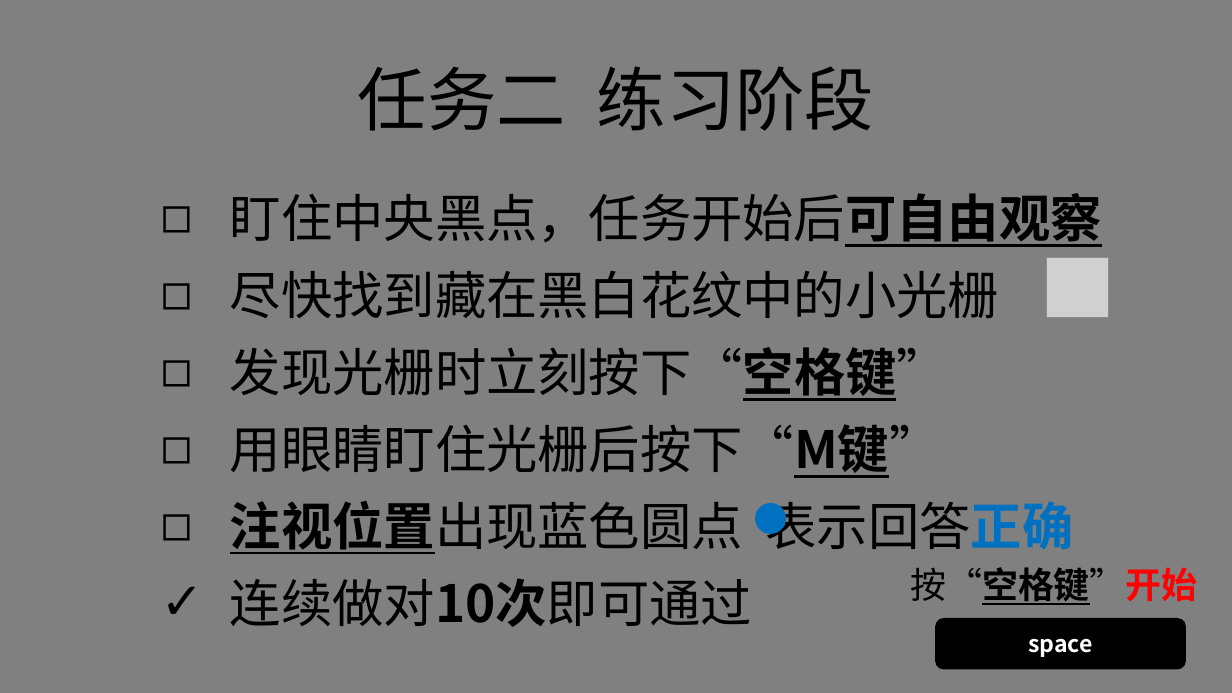
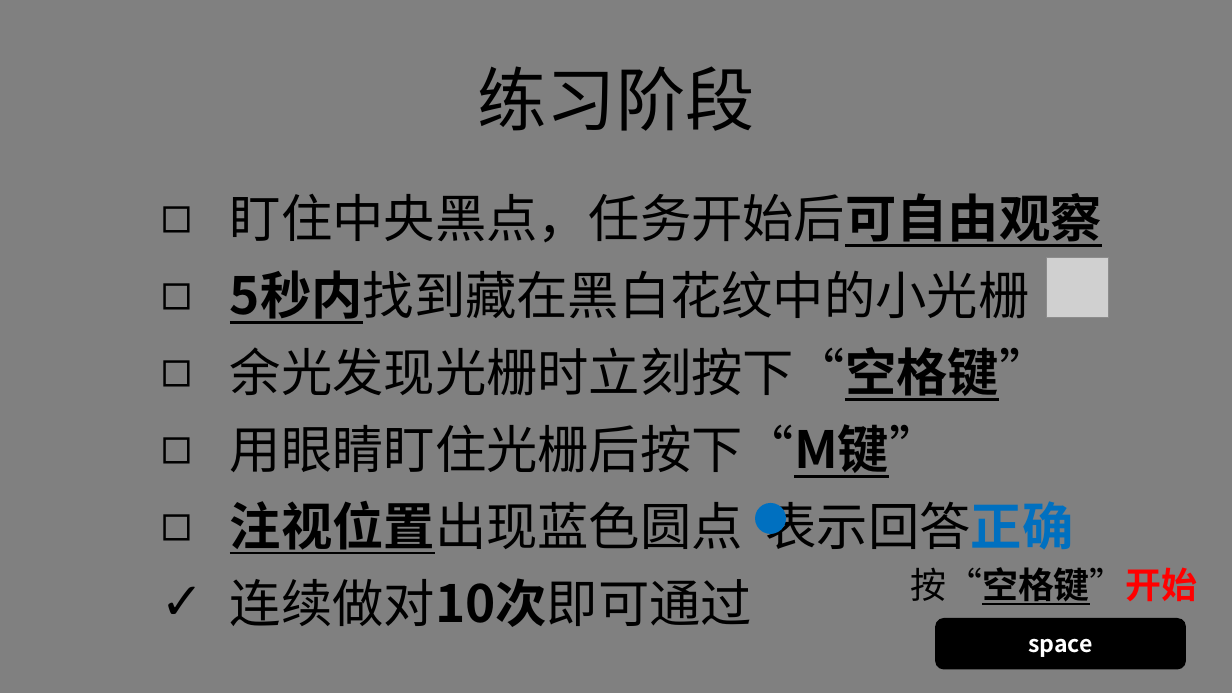
Before and after one commit to lyxose/FreeView, a slide deck: slide 10 of Instructions.pptx (slide 17 before the commit). Drawn at 1232x693 pixels with LibreOffice and Linux fonts; fonts in the diff are those of the drawing; grey boxes stand for pictures. Boxes give left, top, right and bottom in pixels: in the first picture for what was removed or moved away, otherwise in the second. Text is boxed around its words. In the diff, an @@ line names an element or a change of style, - is before the commit and + after.

```diff
--- a/Instructions.pptx
+++ b/Instructions.pptx
@@ text at [477, 66, 754, 131]: text changed @@
-任务二 练习阶段
+练习阶段
@@ text at [230, 270, 1051, 401]: text changed @@
-◻ 尽快找到藏在黑白花纹中的小光栅
-◻ 发现光栅时立刻按下“空格键”
+◻ 5秒内找到藏在黑白花纹中的小光栅
+◻ 余光发现光栅时立刻按下“空格键”
```
Also in this commit, not shown: 10 other slides changed, 6 slides removed, 36 other files.
